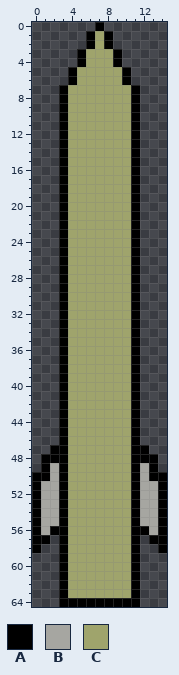
One commit to this sprite sheet: src/textures/missile.png. The picture above is the old version.
The file is 15x65 pixels.
Palette (. is transparent): A #000000  B #a6a6a1  C #9fa46c
Now the later version:
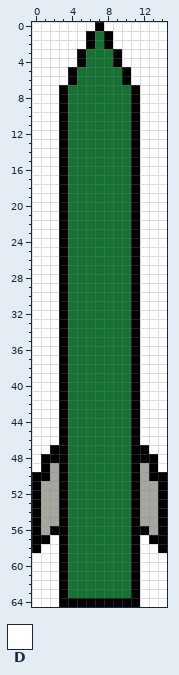
Colours new in this view: D #ffffff
Change:
@@ palette @@
-C #9fa46c
+C #167232
@@ x 0..14 @@
- 0 .......A.......
- 1 ......ACA......
- 2 ......ACA......
- 3 .....ACCCA.....
- 4 .....ACCCA.....
- 5 ....ACCCCCA....
- 6 ....ACCCCCA....
- 7 ...ACCCCCCCA...
- 8 ...ACCCCCCCA...
- 9 ...ACCCCCCCA...
-10 ...ACCCCCCCA...
-11 ...ACCCCCCCA...
-12 ...ACCCCCCCA...
-13 ...ACCCCCCCA...
-14 ...ACCCCCCCA...
-15 ...ACCCCCCCA...
-16 ...ACCCCCCCA...
-17 ...ACCCCCCCA...
-18 ...ACCCCCCCA...
-19 ...ACCCCCCCA...
-20 ...ACCCCCCCA...
-21 ...ACCCCCCCA...
-22 ...ACCCCCCCA...
-23 ...ACCCCCCCA...
-24 ...ACCCCCCCA...
-25 ...ACCCCCCCA...
-26 ...ACCCCCCCA...
-27 ...ACCCCCCCA...
-28 ...ACCCCCCCA...
-29 ...ACCCCCCCA...
-30 ...ACCCCCCCA...
-31 ...ACCCCCCCA...
-32 ...ACCCCCCCA...
-33 ...ACCCCCCCA...
-34 ...ACCCCCCCA...
-35 ...ACCCCCCCA...
-36 ...ACCCCCCCA...
-37 ...ACCCCCCCA...
-38 ...ACCCCCCCA...
-39 ...ACCCCCCCA...
-40 ...ACCCCCCCA...
-41 ...ACCCCCCCA...
-42 ...ACCCCCCCA...
-43 ...ACCCCCCCA...
-44 ...ACCCCCCCA...
-45 ...ACCCCCCCA...
-46 ...ACCCCCCCA...
-47 ..AACCCCCCCAA..
-48 .AAACCCCCCCAAA.
-49 .ABACCCCCCCABA.
+ 0 DDDDDDDADDDDDDD
+ 1 DDDDDDACADDDDDD
+ 2 DDDDDDACADDDDDD
+ 3 DDDDDACCCADDDDD
+ 4 DDDDDACCCADDDDD
+ 5 DDDDACCCCCADDDD
+ 6 DDDDACCCCCADDDD
+ 7 DDDACCCCCCCADDD
+ 8 DDDACCCCCCCADDD
+ 9 DDDACCCCCCCADDD
+10 DDDACCCCCCCADDD
+11 DDDACCCCCCCADDD
+12 DDDACCCCCCCADDD
+13 DDDACCCCCCCADDD
+14 DDDACCCCCCCADDD
+15 DDDACCCCCCCADDD
+16 DDDACCCCCCCADDD
+17 DDDACCCCCCCADDD
+18 DDDACCCCCCCADDD
+19 DDDACCCCCCCADDD
+20 DDDACCCCCCCADDD
+21 DDDACCCCCCCADDD
+22 DDDACCCCCCCADDD
+23 DDDACCCCCCCADDD
+24 DDDACCCCCCCADDD
+25 DDDACCCCCCCADDD
+26 DDDACCCCCCCADDD
+27 DDDACCCCCCCADDD
+28 DDDACCCCCCCADDD
+29 DDDACCCCCCCADDD
+30 DDDACCCCCCCADDD
+31 DDDACCCCCCCADDD
+32 DDDACCCCCCCADDD
+33 DDDACCCCCCCADDD
+34 DDDACCCCCCCADDD
+35 DDDACCCCCCCADDD
+36 DDDACCCCCCCADDD
+37 DDDACCCCCCCADDD
+38 DDDACCCCCCCADDD
+39 DDDACCCCCCCADDD
+40 DDDACCCCCCCADDD
+41 DDDACCCCCCCADDD
+42 DDDACCCCCCCADDD
+43 DDDACCCCCCCADDD
+44 DDDACCCCCCCADDD
+45 DDDACCCCCCCADDD
+46 DDDACCCCCCCADDD
+47 DDAACCCCCCCAADD
+48 DAAACCCCCCCAAAD
+49 DABACCCCCCCABAD
 50 AABACCCCCCCABAA
@@ x 0..14 @@
 56 ABAACCCCCCCAABA
-57 AA.ACCCCCCCA.AA
-58 A..ACCCCCCCA..A
-59 ...ACCCCCCCA...
-60 ...ACCCCCCCA...
-61 ...ACCCCCCCA...
-62 ...ACCCCCCCA...
-63 ...ACCCCCCCA...
-64 ...AAAAAAAAA...
+57 AADACCCCCCCADAA
+58 ADDACCCCCCCADDA
+59 DDDACCCCCCCADDD
+60 DDDACCCCCCCADDD
+61 DDDACCCCCCCADDD
+62 DDDACCCCCCCADDD
+63 DDDACCCCCCCADDD
+64 DDDAAAAAAAAADDD
Pixel boxes of the changes (left, top, right, bottom) in both pictures:
changed: (32, 22, 167, 607)
